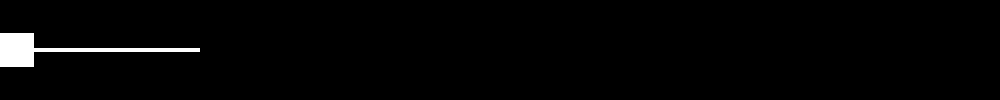
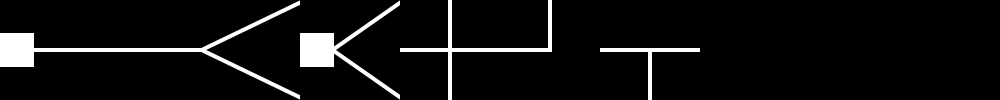
Layers edited between the first and the second w=1000, h=100 image:
added group "TLine" with 2 layers above "LLine" over [600, 48, 700, 100]
added layer "Rectangle 2 copy 10" in group "TLine" over [648, 48, 652, 100]
added layer "Rectangle 2 copy 11" in group "TLine" over [600, 48, 700, 52]
added group "LLine" with 2 layers above "CrossLine" over [500, 0, 552, 52]
added layer "Rectangle 2 copy 9" (1st of 2, in "LLine") in group "LLine" over [548, 0, 552, 52]
added layer "Rectangle 2 copy 2" (1st of 2, in "LLine") in group "LLine" over [500, 48, 552, 52]
added group "CrossLine" with 2 layers above "VLine Head" over [400, 0, 500, 100]
added layer "Rectangle 2 copy 9" (2nd of 2, in "CrossLine") in group "CrossLine" over [448, 0, 452, 100]
added layer "Rectangle 2 copy 2" (2nd of 2, in "CrossLine") in group "CrossLine" over [400, 48, 500, 52]
added group "VLine Head" with 5 layers above "VLine" over [300, 0, 408, 100]
added layer "Rectangle 1 copy" in group "VLine Head" over [300, 33, 334, 67]
added layer "Rectangle 2 copy 8" (1st of 2, in "VLine Head") in group "VLine Head" over [332, 49, 400, 100]
added layer "Rectangle 2 copy 8" (2nd of 2, in "VLine Head") in group "VLine Head" over [332, 0, 400, 51]
added group "VLine" with 4 layers above "StraightLine" over [200, 0, 309, 100]
added layer "Rectangle 2 copy 6" in group "VLine" over [200, 48, 300, 100]
added layer "Rectangle 2 copy 4" in group "VLine" over [200, 0, 300, 52]
